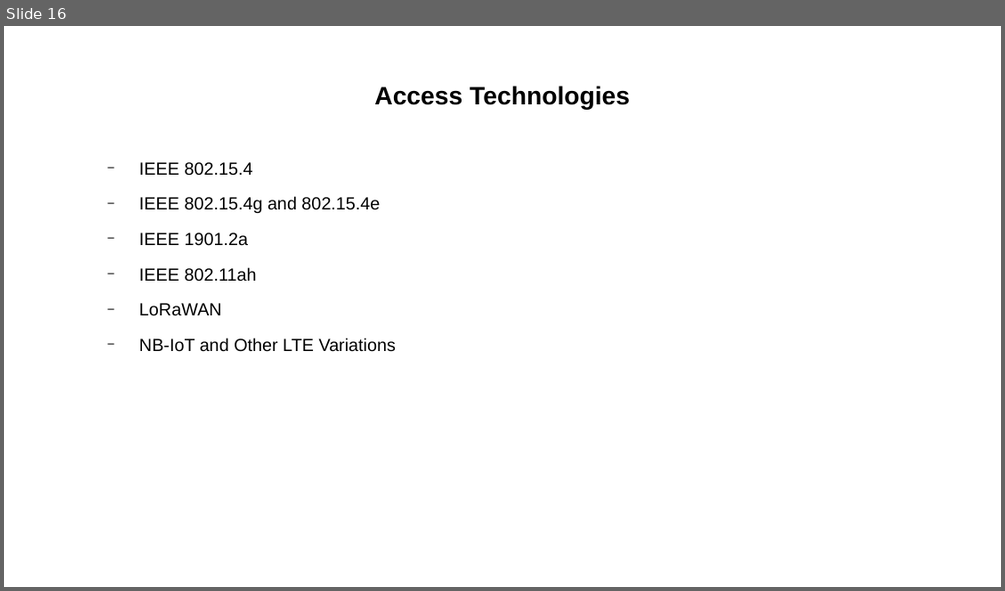
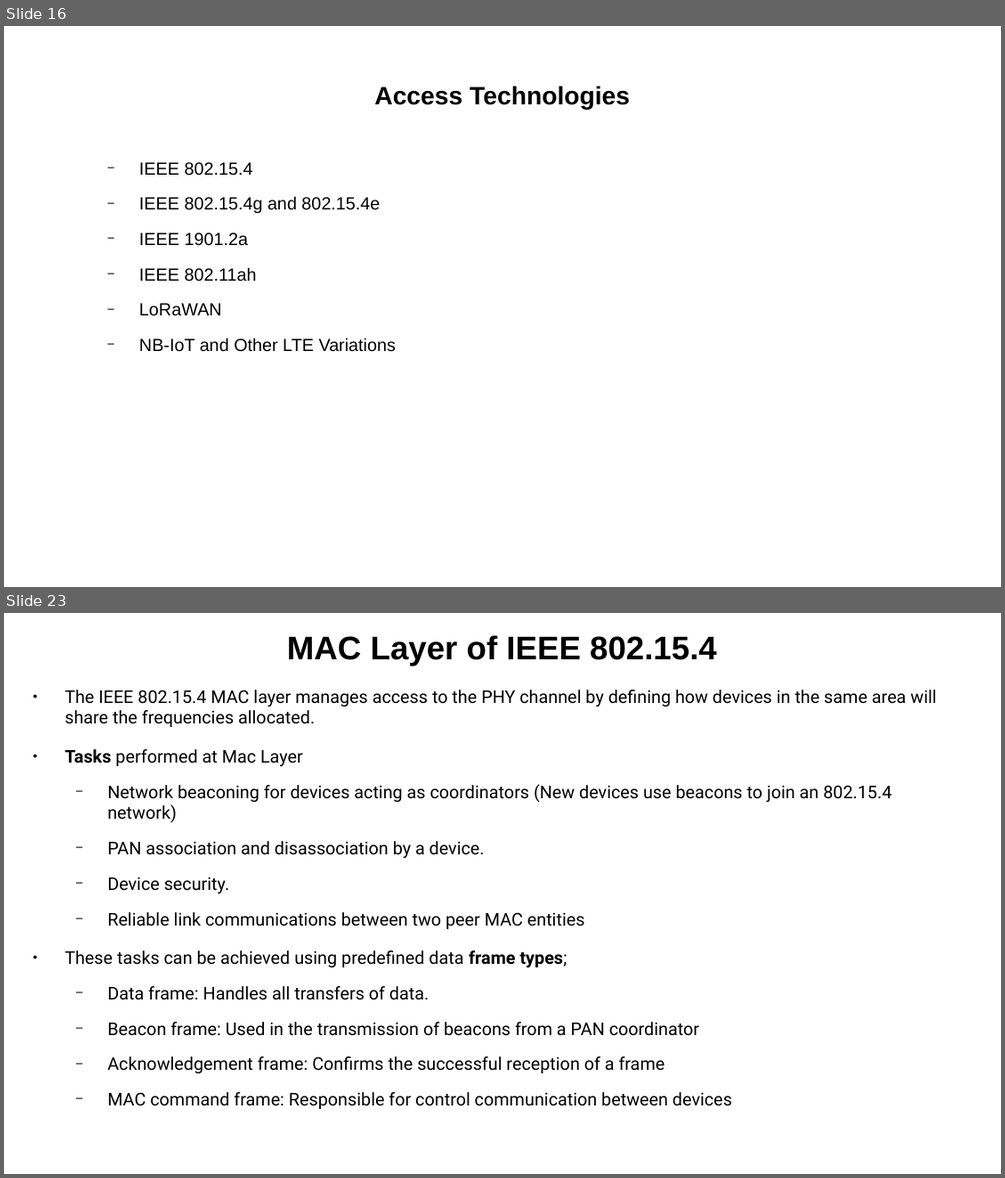
Before and after one commit to Dihfahsih1/Masters-Software-Engineering, a slide deck: yr-sem1/IoT/chapter-4-slides.odp. Shown one above the other, each under a label of ours: slide 16 before the commit, slides 16 and 23 after it; the slides between them are not shown. The pictures are 1005x591 and 1005x1178 pixels, drawn with LibreOffice and Linux fonts; fonts in the diff are those of the drawing. Boxes give left, top, right and bottom in pixels: in the first picture for what was removed or moved away, otherwise in the second. Text is boxed around its words. In the diff, an @@ line names an element or a change of style, - is before the commit and + after.

```diff
--- a/yr-sem1/IoT/chapter-4-slides.odp
+++ b/yr-sem1/IoT/chapter-4-slides.odp
@@ slide 23 added at <box>4,613,1001,1174</box>, background #FFFFFF @@
@@ title added at <box>287,635,717,666</box>, 26 pt, text #000000, bold @@
+MAC Layer of IEEE 802.15.4
@@ text added at <box>65,690,936,1109</box>, 14 pt, text #000000 @@
+● The IEEE 802.15.4 MAC layer manages access to the PHY channel by defining how devices in the same area will share the frequencies allocated.
+● Tasks performed at Mac Layer
+  − Network beaconing for devices acting as coordinators (New devices use beacons to join an 802.15.4 network)
+  − PAN association and disassociation by a device.
+  − Device security.
+  − Reliable link communications between two peer MAC entities
+● These tasks can be achieved using predefined data frame types;
+  − Data frame: Handles all transfers of data.
+  − Beacon frame: Used in the transmission of beacons from a PAN coordinator
+  − Acknowledgement frame: Confirms the successful reception of a frame
+  − MAC command frame: Responsible for control communication between devices
```
Also in this commit, not shown: 15 other slides added, 4 other files.
